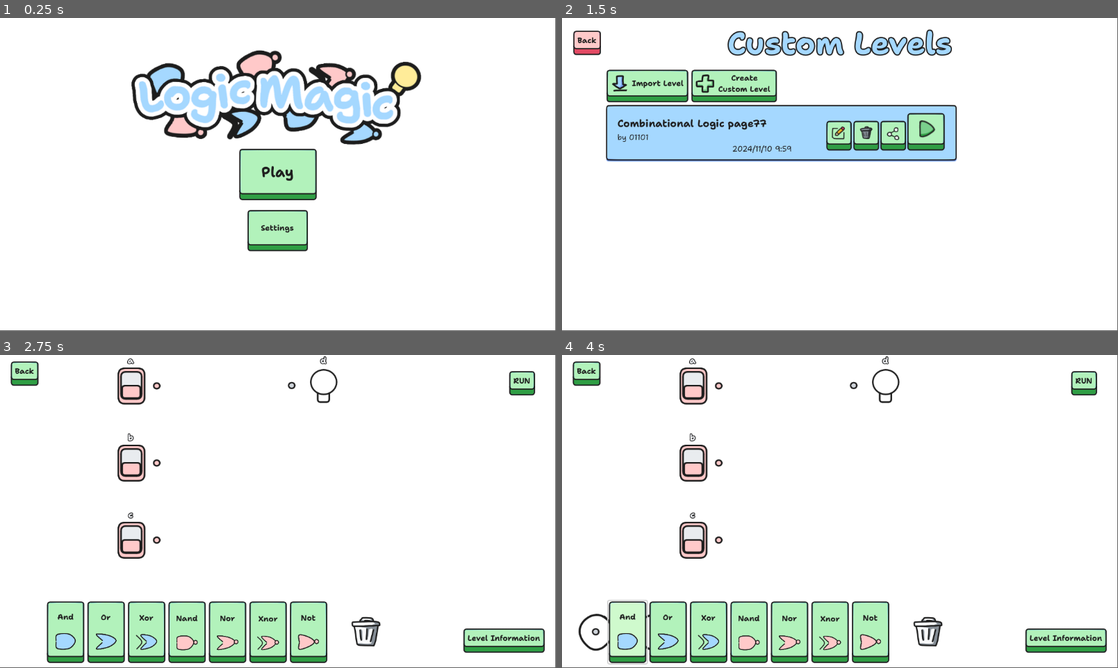
Above: before the commit, frames 1-4 (two rows, left to right).
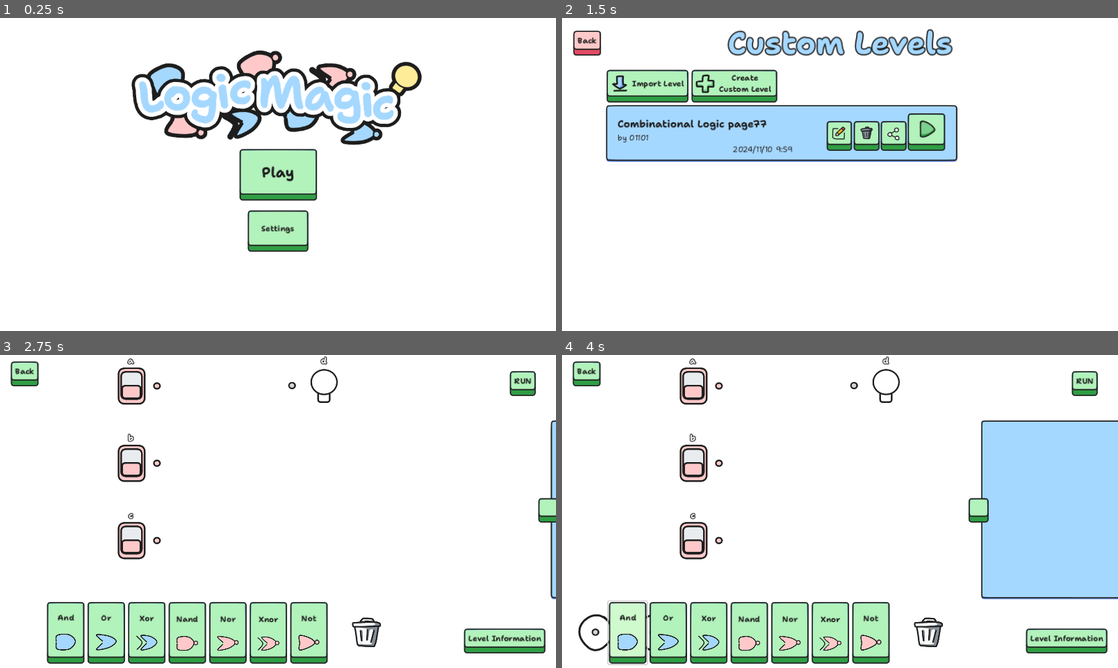
Above: after the commit, the same moments.

Repository: sininen-blue/logic-gate-tesseract
Game: Godot game, scene res://ui/title_page.tscn
Two runs of this game, one before a commit and one after it. Both use one fixed random seed, a clock stepped at 60 frames per second and the inputs below.
Inputs (mouse positions are in pixels of both pictures, inside the frame that each line leads up to):
- Up to frame 1 (0.25 s): no input
- Up to frame 2 (1.5 s): click "Play" at 0.5 s; click "Play" at 1.25 s
- Up to frame 3 (2.75 s): click (361, 467) at 2 s
- Up to frame 4 (4 s): click (1106, 511) at 2.77 s; click "And" at 3.5 s
In our replay, the window is 799x449 before the commit and 800x450 after it. These sizes can differ from the game's own. Grey fills any space a smaller window leaves; there, only what the larger window draws over its background counts as a difference.

The runs differ from the first frame. In frame 1, 2.1% of the frame differs, in the area x 23-76%, y 10-75%; in frame 2, 3.8%; in frame 3, 4.6%; in frame 4, 18%, in the area x 1-100%, y 0-100%.

Commit message:
sidebar now pops in and out

Diff:
--- a/project.godot
+++ b/project.godot
@@ -22,6 +22,10 @@
 [debug]
 
 gdscript/warnings/untyped_declaration=1
+
+[display]
+
+window/stretch/mode="canvas_items"
 
 [global_group]
 
--- /dev/null
+++ b/simulation/side_truth_table.gd
@@ -0,0 +1,29 @@
+extends Panel
+
+var close_pos: Vector2 = Vector2(1141, 135)
+var open_pos: Vector2 = Vector2(867, 135)
+var opened: bool = false
+
+@onready var debounce_timer: Timer = $DebounceTimer
+
+func _ready() -> void:
+	self.position = close_pos
+
+
+func _on_handle_button_pressed() -> void:
+	if debounce_timer.is_stopped():
+		if opened:
+			opened = false
+			tween_position(close_pos)
+		else:
+			opened = true
+			tween_position(open_pos)
+
+	debounce_timer.start()
+
+
+func tween_position(to: Vector2) -> void:
+	var tween: Tween = get_tree().create_tween()
+	tween.set_trans(Tween.TRANS_ELASTIC)
+	tween.set_ease(Tween.EASE_IN_OUT)
+	tween.tween_property(self, "position", to, 1.5)
--- a/simulation/simulation.tscn
+++ b/simulation/simulation.tscn
@@ -1,7 +1,8 @@
-[gd_scene load_steps=16 format=3 uid="uid://swjkfmyam37c"]
+[gd_scene load_steps=17 format=3 uid="uid://swjkfmyam37c"]
 
 [ext_resource type="Script" path="res://simulation/simulation-manager.gd" id="1_qo526"]
 [ext_resource type="PackedScene" uid="uid://psym6w7moids" path="res://simulation/gate.tscn" id="2_8m28h"]
+[ext_resource type="Script" path="res://simulation/side_truth_table.gd" id="3_1veaq"]
 [ext_resource type="Theme" uid="uid://dh7cgp4wswxi3" path="res://ui/themes/lessBold.tres" id="3_caabb"]
 [ext_resource type="Script" path="res://simulation/formula_container.gd" id="3_qlwgx"]
 [ext_resource type="PackedScene" uid="uid://dpd7dfojh77bw" path="res://simulation/formula_label.tscn" id="3_qwkcl"]
@@ -57,6 +58,32 @@
 mouse_filter = 2
 metadata/_edit_lock_ = true
 
+[node name="SideTruthTable" type="Panel" parent="CanvasLayer/UI"]
+layout_mode = 1
+anchors_preset = 6
+anchor_left = 1.0
+anchor_top = 0.5
+anchor_right = 1.0
+anchor_bottom = 0.5
+offset_left = -11.0
+offset_top = -189.0
+offset_right = 285.0
+offset_bottom = 187.0
+grow_horizontal = 0
+grow_vertical = 2
+script = ExtResource("3_1veaq")
+
+[node name="HandleButton" type="Button" parent="CanvasLayer/UI/SideTruthTable"]
+layout_mode = 0
+offset_left = -27.0
+offset_top = 160.0
+offset_right = 17.0
+offset_bottom = 213.0
+
+[node name="DebounceTimer" type="Timer" parent="CanvasLayer/UI/SideTruthTable"]
+wait_time = 0.25
+one_shot = true
+
 [node name="FormulaContainer" type="VBoxContainer" parent="CanvasLayer/UI"]
 custom_minimum_size = Vector2(359, 183)
 layout_mode = 0
@@ -211,6 +238,7 @@
 [node name="Timer" type="Timer" parent="."]
 autostart = true
 
+[connection signal="pressed" from="CanvasLayer/UI/SideTruthTable/HandleButton" to="CanvasLayer/UI/SideTruthTable" method="_on_handle_button_pressed"]
 [connection signal="mouse_entered" from="CanvasLayer/UI/FlowContainer/TrashContainer" to="." method="_on_control_mouse_entered"]
 [connection signal="mouse_exited" from="CanvasLayer/UI/FlowContainer/TrashContainer" to="." method="_on_trash_container_mouse_exited"]
 [connection signal="pressed" from="CanvasLayer/UI/InfoButton" to="." method="_on_info_button_pressed"]
